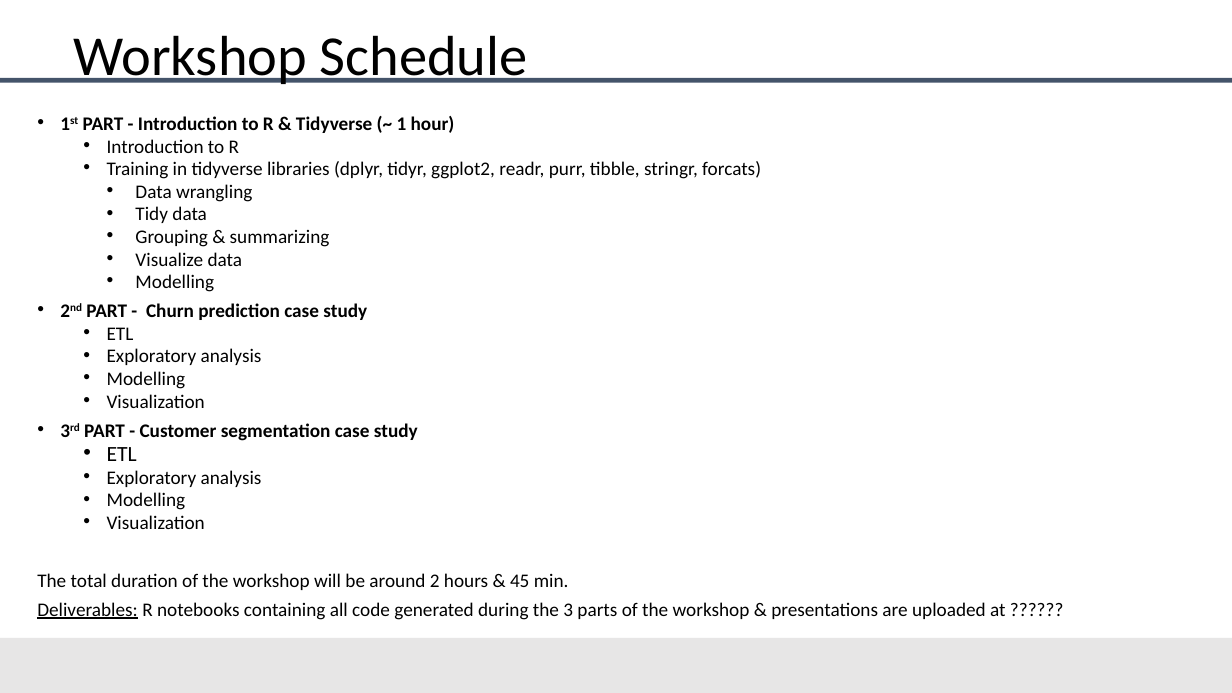
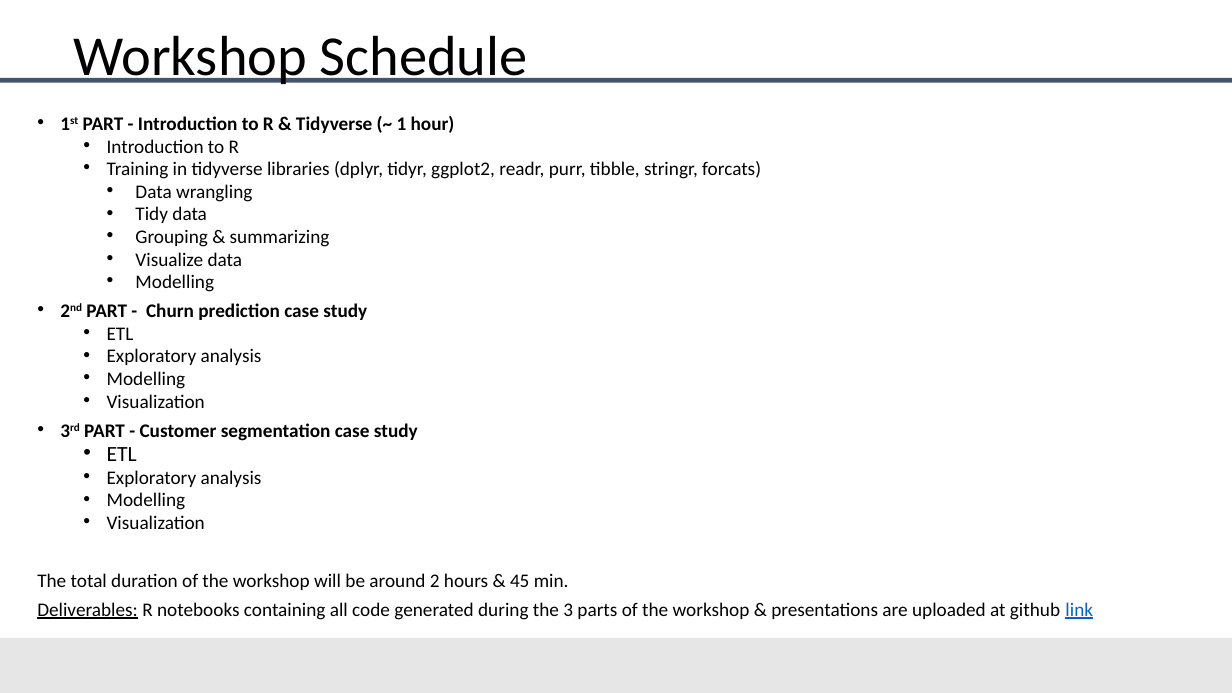
Before and after one commit to mantoniou/Workshop_R_Tidyverse, a slide deck: slide 9 of Intro to Tidyverse.pptx. Drawn at 1232x693 pixels with LibreOffice and Linux fonts; fonts in the diff are those of the drawing; background and template pictures are left out. Boxes give left, top, right and bottom in pixels: in the first picture for what was removed or moved away, otherwise in the second. Text is boxed around its words. In the diff, an @@ line names an element or a change of style, - is before the commit and + after.

Commit message:
Update presentation

```diff
--- a/Intro to Tidyverse.pptx
+++ b/Intro to Tidyverse.pptx
@@ text at (37, 602, 1093, 620): text changed @@
-Deliverables: R notebooks containing all code generated during the 3 parts of the workshop & presentations are uploaded at ??????
+Deliverables: R notebooks containing all code generated during the 3 parts of the workshop & presentations are uploaded at github link
```
Also in this commit, not shown: 1 other slide changed.
